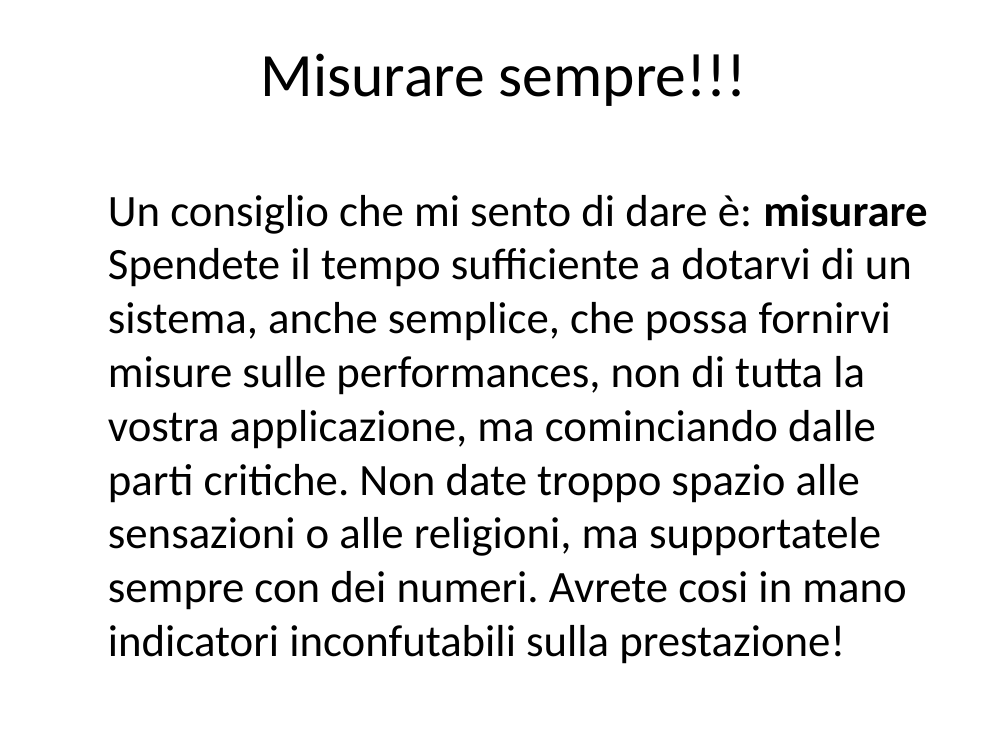
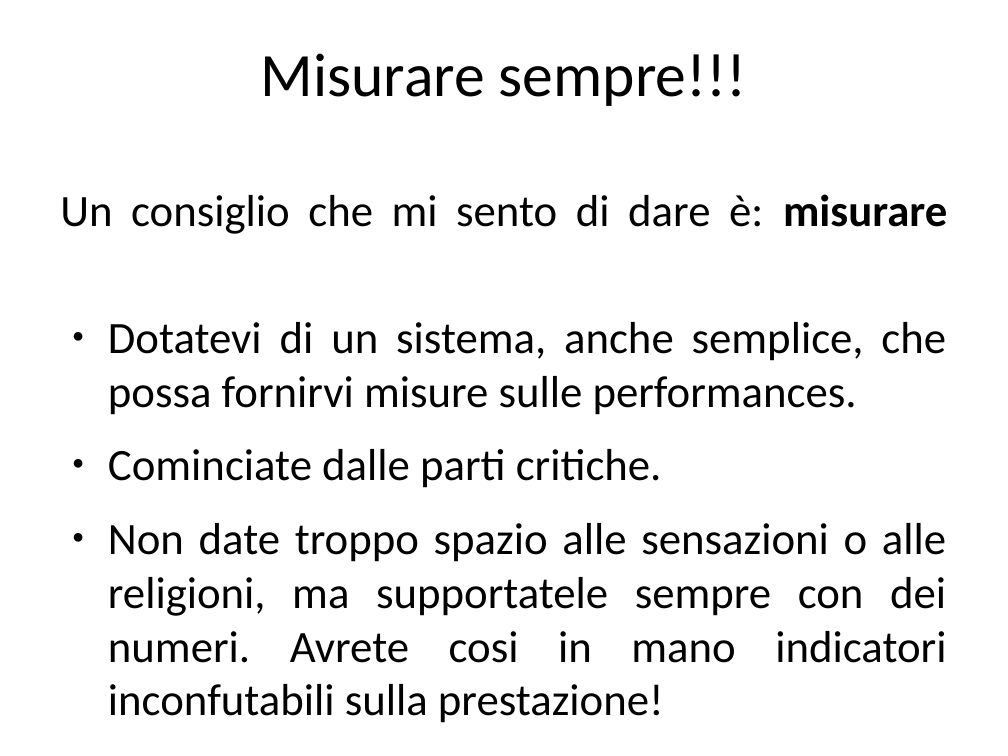
Before and after one commit to guidop/IAD13, a slide deck: slide 20 of La salute del software.odp (slide 21 before the commit). Drawn at 1008x756 pixels with LibreOffice and Linux fonts; fonts in the diff are those of the drawing. Boxes give left, top, right and bottom in pixels: in the first picture for what was removed or moved away, otherwise in the second. Text is boxed around its words. In the diff, an @@ line names an element or a change of style, - is before the commit and + after.

```diff
--- a/La salute del software.odp
+++ b/La salute del software.odp
@@ text at [60, 194, 947, 663]: text changed @@
-Un consiglio che mi sento di dare è: misurare
-Spendete il tempo sufficiente a dotarvi di un sistema, anche semplice, che possa fornirvi misure sulle performances, non di tutta la vostra applicazione, ma cominciando dalle parti critiche. Non date troppo spazio alle sensazioni o alle religioni, ma supportatele sempre con dei numeri. Avrete cosi in mano indicatori inconfutabili sulla prestazione!
+Un consiglio che mi sento di dare è: misurare
+● Dotatevi di un sistema, anche semplice, che possa fornirvi misure sulle performances.
+● Cominciate dalle parti critiche.
+● Non date troppo spazio alle sensazioni o alle religioni, ma supportatele sempre con dei numeri. Avrete cosi in mano indicatori inconfutabili sulla prestazione!
```
Also in this commit, not shown: 39 other slides changed, 5 slides added, 3 slides removed.
